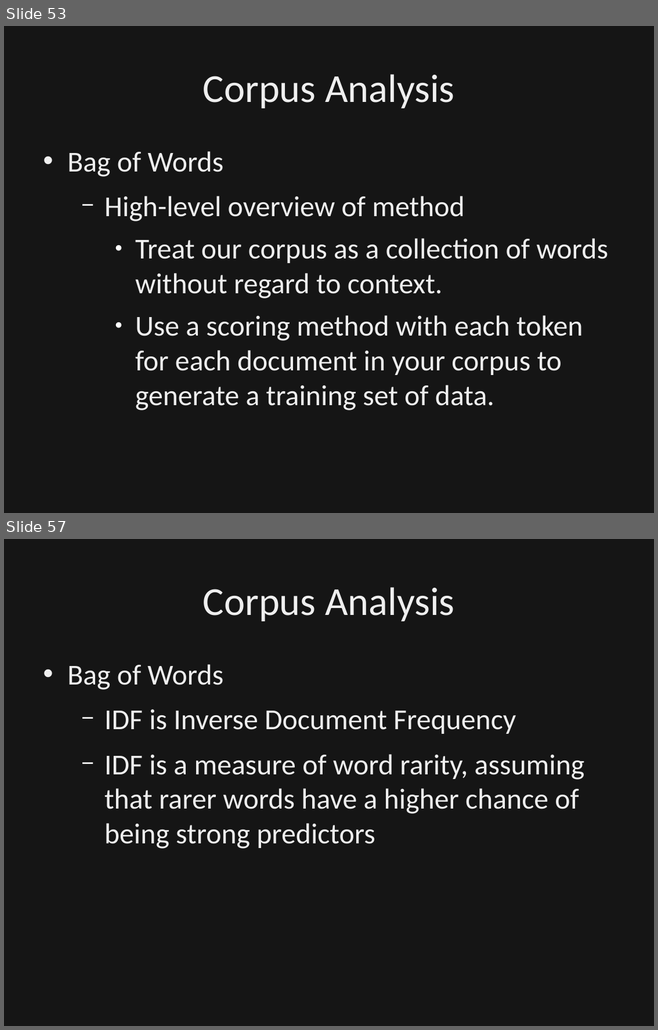
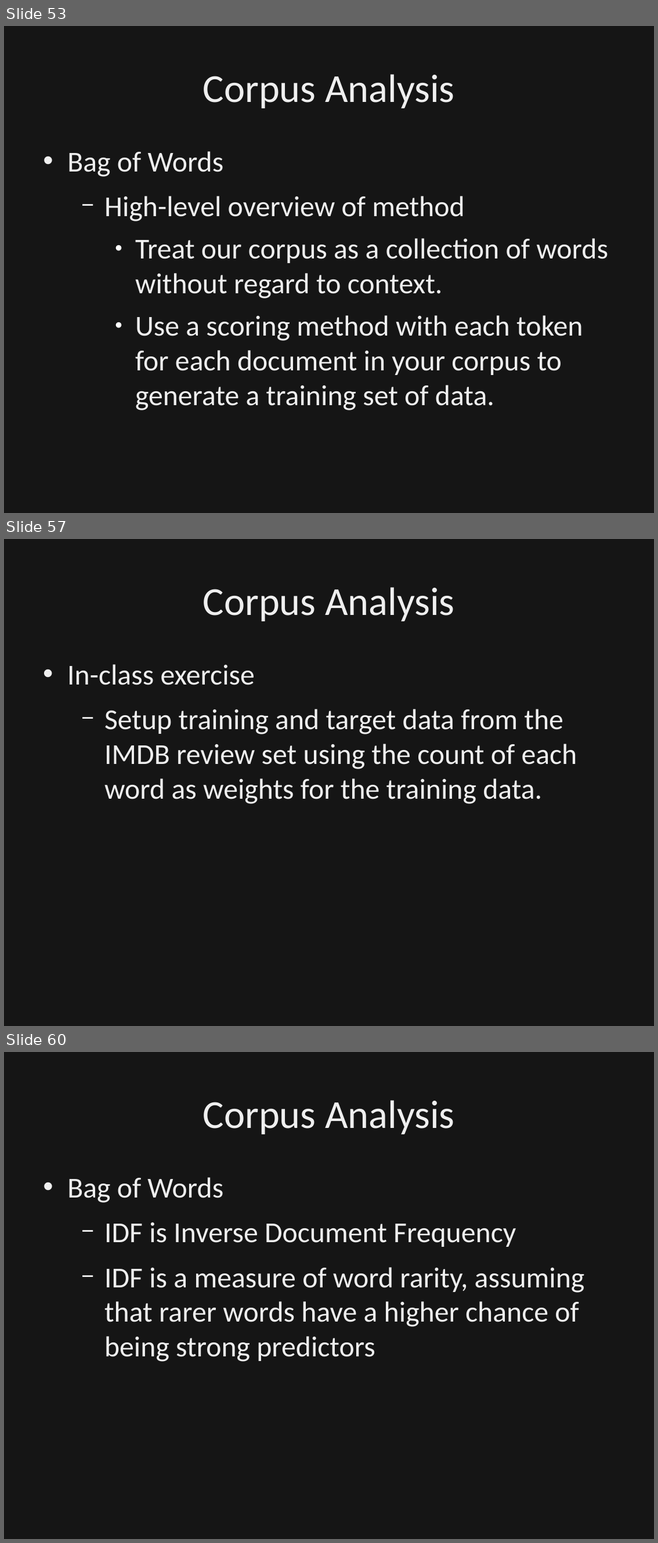
Before and after one commit to dbowmans46/PracticalProgramming, a slide deck: Session 7 - Python/Instructional Material/Session 7 - Python Brief Intro to NLP.odp. Shown one above the other, each under a label of ours: slides 53 and 57 before the commit, slides 53, 57 and 60 after it; the slides between them are not shown. The pictures are 658x1030 and 658x1543 pixels, drawn with LibreOffice and Linux fonts; fonts in the diff are those of the drawing; background and template pictures are left out; a plain dark background stands for a picture behind light text. Boxes give left, top, right and bottom in pixels: in the first picture for what was removed or moved away, otherwise in the second. Text is boxed around its words. In the diff, an @@ line names an element or a change of style, - is before the commit and + after.

```diff
--- a/Session 7 - Python/Instructional Material/Session 7 - Python Brief Intro to NLP.odp
+++ b/Session 7 - Python/Instructional Material/Session 7 - Python Brief Intro to NLP.odp
@@ slide 57 added at [4, 539, 654, 1026], background picture (left out) @@
@@ rectangle added at [4, 539, 654, 1026], fill #000000 at 50% opacity, outline #000000 0 pt @@
@@ title added at [203, 587, 455, 621], 44 pt, text #EFEFEF @@
+Corpus Analysis
@@ text added at [67, 664, 577, 804], 32 pt, text #EFEFEF @@
+• In-class exercise
+  − Setup training and target data from the IMDB review set using the count of each word as weights for the training data.
@@ what was slide 57 is now slide 60 @@
```
Also in this commit, not shown: 6 slides changed, 2 other slides added, 1 other file.
